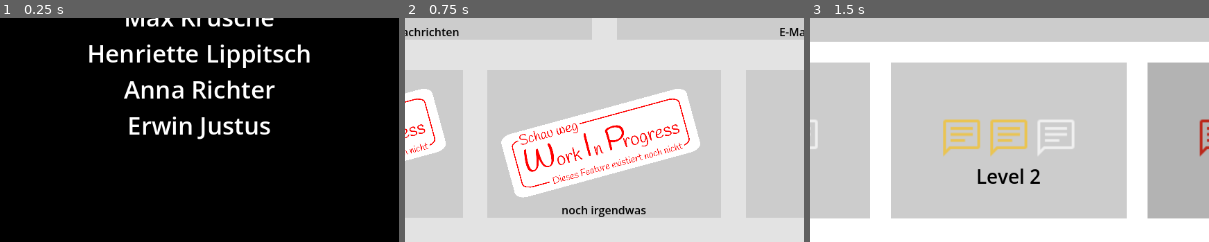
Above: before the commit, frames 1-3 (left to right).
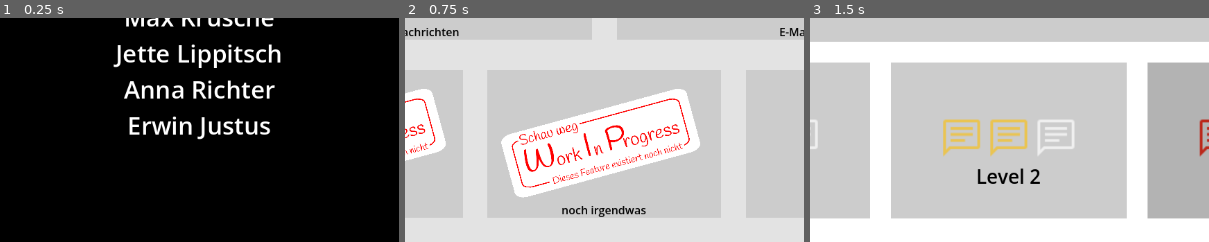
Above: after the commit, the same moments.

Repository: EgmundEGG/Enkeltrickbetr-ger-Spiel
Game: Godot game, scene res://Scenes/Credits.tscn
Same seed, same stepped clock (60 frames per second), same inputs: the game is played once before the commit and once after it. This scene is started directly instead of the project's main scene.
Inputs:
- Up to frame 1 (0.25 s): no input
- Up to frame 2 (0.75 s): click "Zurück" at 0.5 s
- Up to frame 3 (1.5 s): click "Direktnachrichten" at 1.25 s
The pictures show only the part of the screen within x 25-75%, y 50-100%; the shares and areas given below are measured in that part.

The runs differ from the first frame. In frame 1, 2.6% of the frame differs, in the area x 22-78%, y 11-23%; in frame 2, nothing differs; in frame 3, nothing differs.

Commit message:
Anpassung Name Jette
Lenny ist Schuld, hab GDD abgeschaut

Diff:
--- a/enkeltrick-betrug/Scenes/Credits.tscn
+++ b/enkeltrick-betrug/Scenes/Credits.tscn
@@ -31,7 +31,7 @@
 Lenny Kahl
 Eric Fink
 Max Krusche
-Henriette Lippitsch
+Jette Lippitsch
 Anna Richter
 Erwin Justus"
 horizontal_alignment = 1
